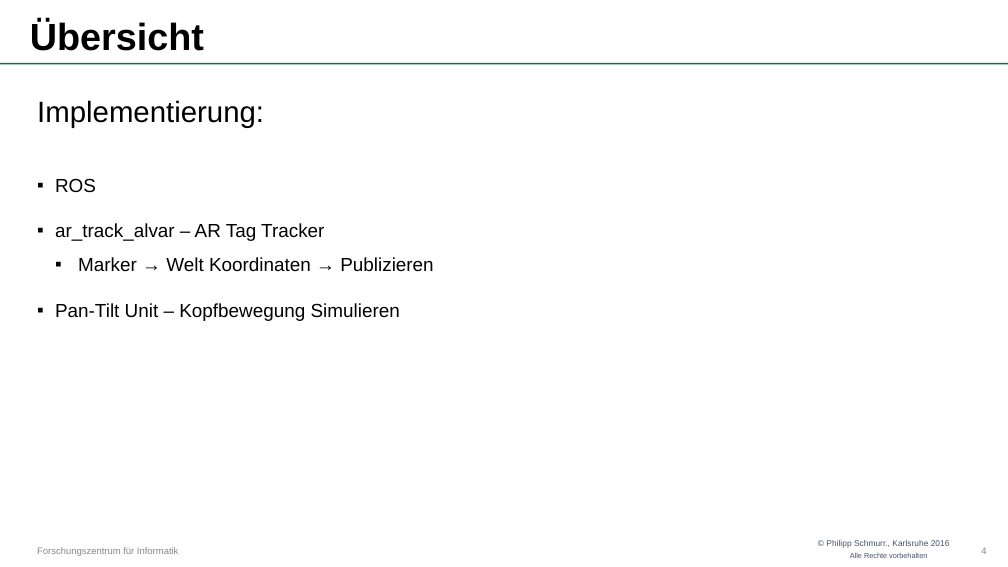
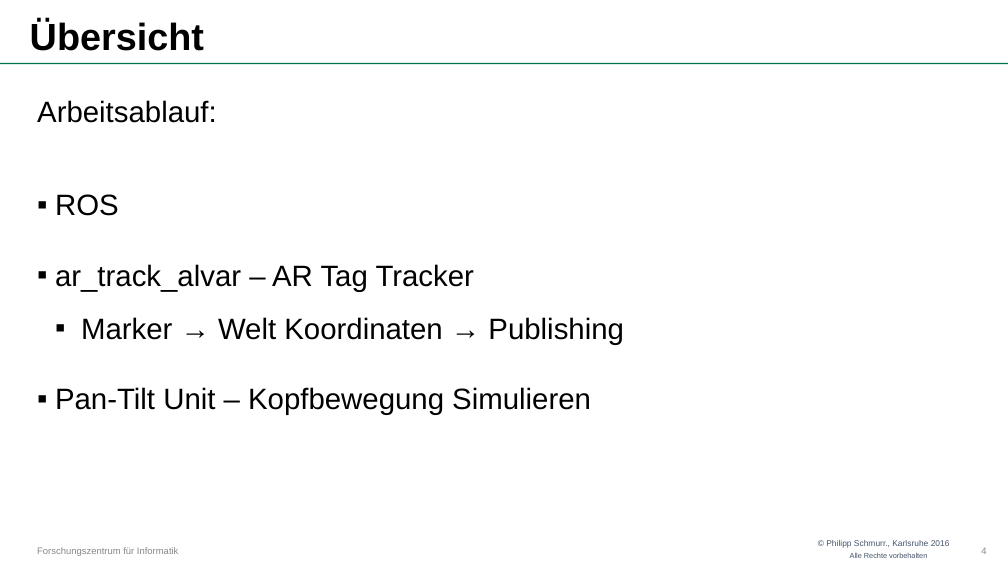
Before and after one commit to OtonoKakuei/robprak1516-documentation, a slide deck: slide 4 of robprak1516-presentation-vision.pptx. Drawn at 1008x567 pixels with LibreOffice and Linux fonts; fonts in the diff are those of the drawing; background and template pictures are left out. Boxes give left, top, right and bottom in pixels: in the first picture for what was removed or moved away, otherwise in the second. Text is boxed around its words. In the diff, an @@ line names an element or a change of style, - is before the commit and + after.

```diff
--- a/robprak1516-presentation-vision.pptx
+++ b/robprak1516-presentation-vision.pptx
@@ text at [37, 100, 217, 123]: text changed @@
-Implementierung:
+Arbeitsablauf:
@@ text at [55, 194, 591, 415]: size 18 to 28 pt in "ROS", "ar_track_alvar – AR Tag Tracker", "Pan-Tilt Unit – Kopfbewegung Simulieren" @@
@@ text at [81, 317, 624, 345]: text changed; size 18 to 28 pt @@
-  ▪ Marker → Welt Koordinaten → Publizieren
+  ▪ Marker → Welt Koordinaten → Publishing
```
Also in this commit, not shown: 5 other slides changed.
